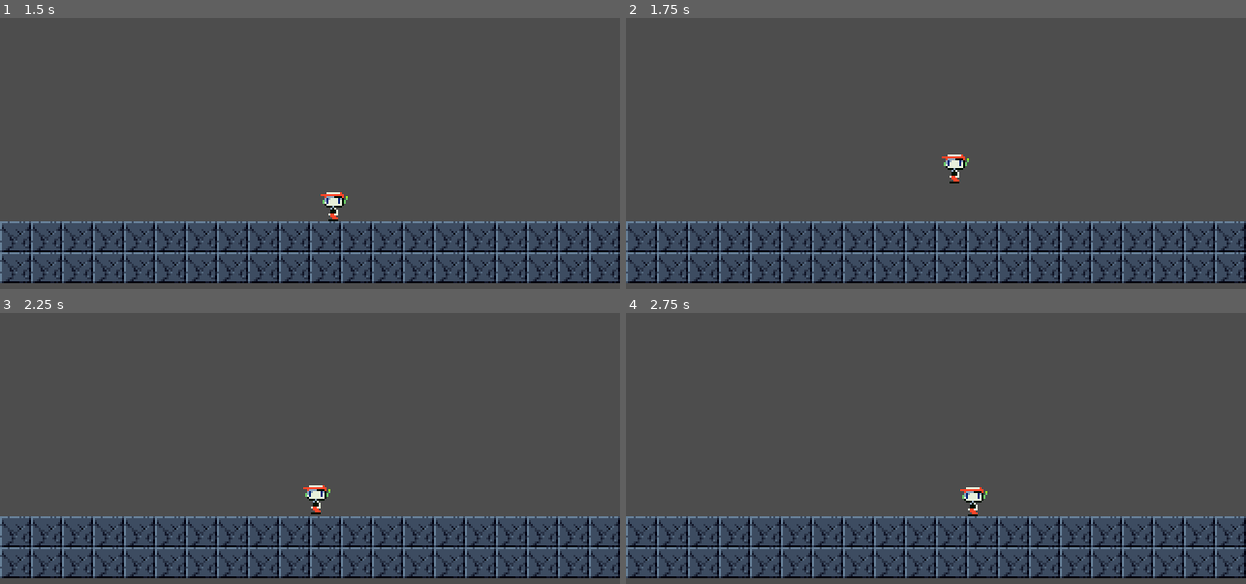
Above: before the commit, frames 1-4 (two rows, left to right).
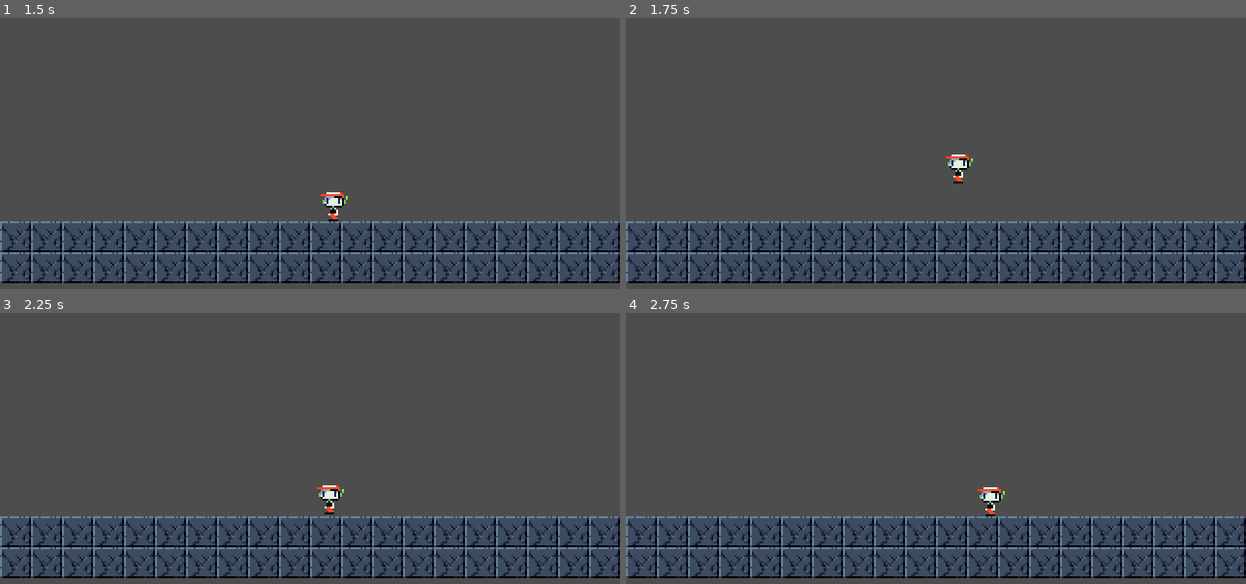
Above: after the commit, the same moments.

Repository: atirut-w/cave-story-gd
Game: Godot game, scene res://scenes/player_test.tscn
Same seed, same stepped clock (60 frames per second), same inputs: the game is played once before the commit and once after it. The project has no main scene, so this scene is started directly.
Inputs:
- Up to frame 1 (1.5 s): hold Right (right) 0.53-1.28 s; tap Z (jump) at 0.77 s; hold Left (left) from 1.28 s (still down)
- Up to frame 2 (1.75 s): keep holding Left (left); tap Z (jump) at 1.52 s
- Up to frame 3 (2.25 s): release Left (left) at 2.03 s; hold Right (right) from 2.03 s (still down)
- Up to frame 4 (2.75 s): keep holding Right (right)

Frame 1 is identical in both runs. In frame 2, 0.2% of the frame differs, in the area x 50-56%, y 50-62%; in frame 3, 0.4%; in frame 4, 0.5%, in the area x 53-62%, y 64-75%.

Commit message:
Correct and optimize horizontal movement

Diff:
--- a/scripts/player.gd
+++ b/scripts/player.gd
@@ -24,12 +24,11 @@
 	if is_on_ground && Input.is_action_just_pressed("jump"):
 		velocity.y = jump_speed
 
-	if velocity.x > max_walking_speed:
-		velocity.x = max_walking_speed
-	if is_on_ground && (Input.is_action_pressed("left") || Input.is_action_pressed("right")):
-		velocity.x += Input.get_axis("left", "right") * walking_accel
+	velocity.x = clamp(velocity.x, -max_walking_speed, max_walking_speed)
 	if is_on_ground:
-		velocity.x -= clamp(velocity.x, 0, friction)
+		if  Input.is_action_pressed("left") || Input.is_action_pressed("right"):
+			velocity.x += Input.get_axis("left", "right") * walking_accel
+		velocity.x -= clamp(velocity.x, -friction, friction)
 
 	var vertical_collision := move_and_collide(Vector2(0, -velocity.y) / 0x200)
 	is_on_ground = velocity.y < 0 && vertical_collision != null
